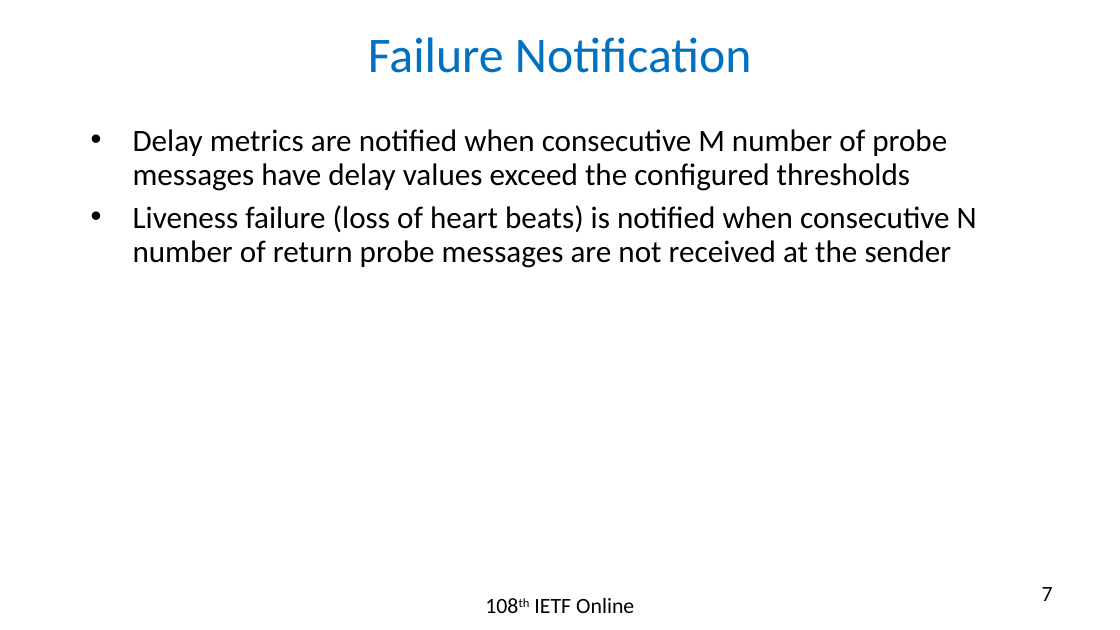
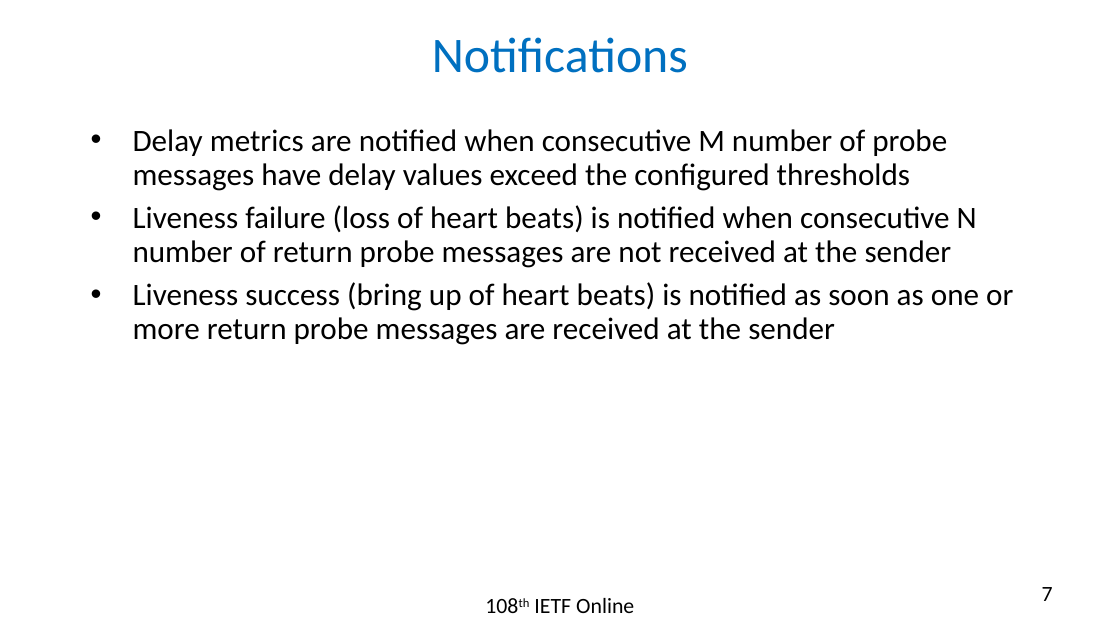
Before and after one commit to rakgandhi/ietf-slides, a slide deck: slide 7 of draft-gandhi-spring-sr-enhanced-plm-02.pptx. Drawn at 1120x630 pixels with LibreOffice and Linux fonts; fonts in the diff are those of the drawing. Boxes give left, top, right and bottom in pixels: in the first picture for what was removed or moved away, otherwise in the second. Text is boxed around its words. In the diff, an @@ line names an element or a change of style, - is before the commit and + after.

```diff
--- a/draft-gandhi-spring-sr-enhanced-plm-02.pptx
+++ b/draft-gandhi-spring-sr-enhanced-plm-02.pptx
@@ title at <box>432,37,688,73</box>: text changed @@
-Failure Notification
+Notifications
@@ text at <box>133,282,1013,345</box>: paragraph added @@
+• Liveness success (bring up of heart beats) is notified as soon as one or more return probe messages are received at the sender
```
Also in this commit, not shown: 5 other slides changed, 2 other files.
